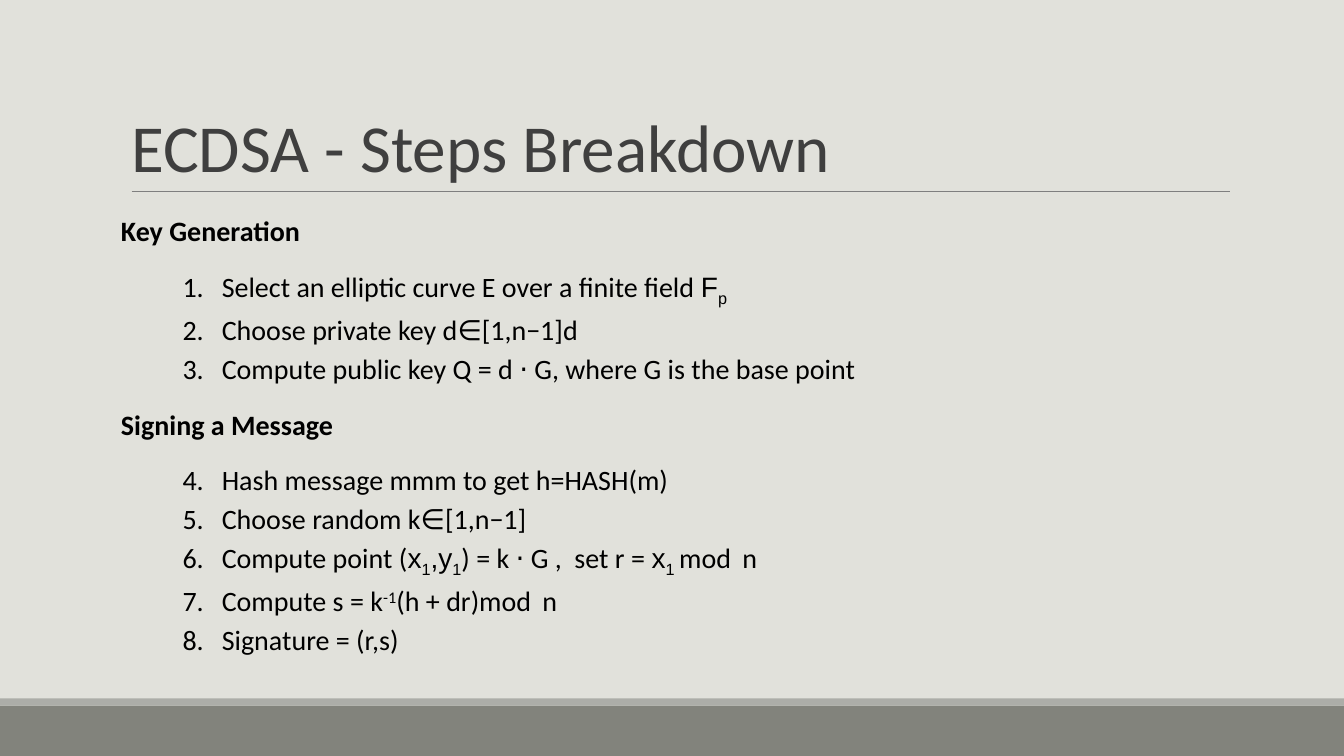
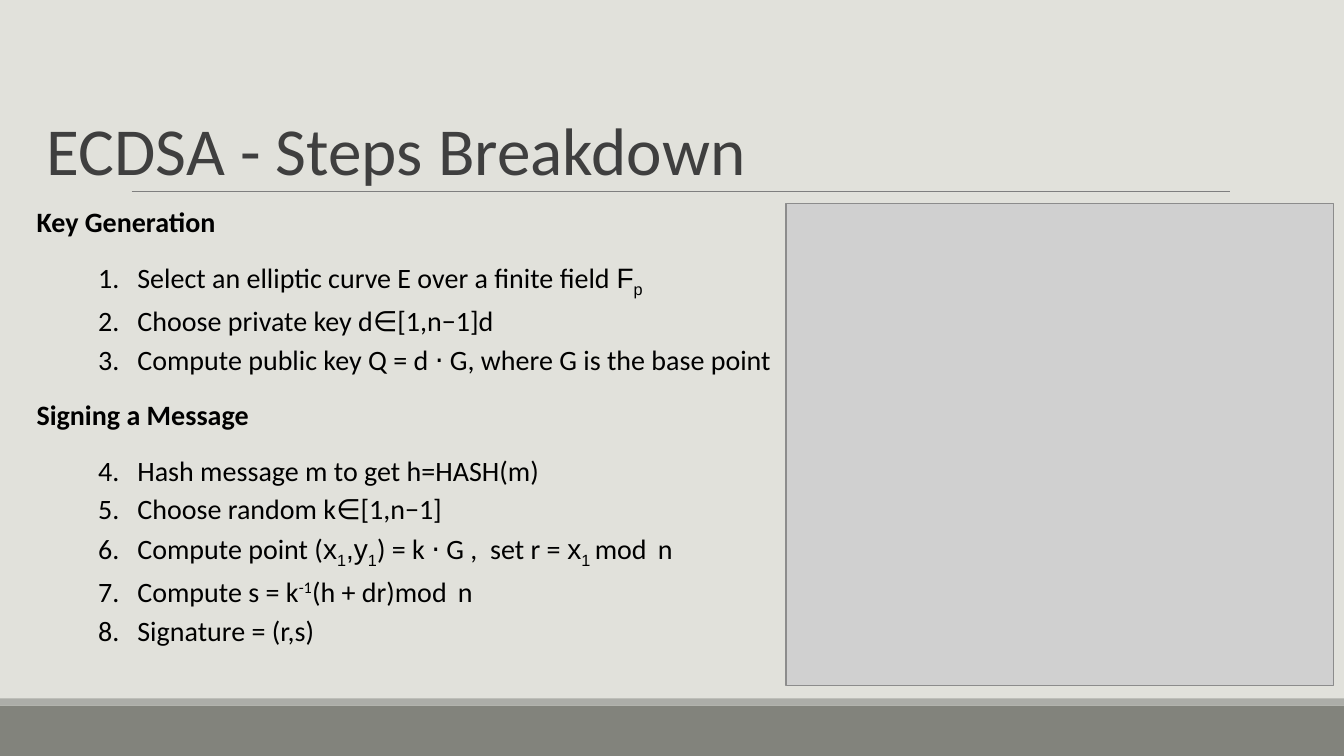
Before and after one commit to ShlomiFridman/CryptoProject2025, a slide deck: slide 21 of CryptoPresentation.pptx (slide 25 before the commit). Drawn at 1344x756 pixels with LibreOffice and Linux fonts; fonts in the diff are those of the drawing; grey boxes stand for pictures. Boxes give left, top, right and bottom in pixels: in the first picture for what was removed or moved away, otherwise in the second. Text is boxed around its words. In the diff, an @@ line names an element or a change of style, - is before the commit and + after.

```diff
--- a/CryptoPresentation.pptx
+++ b/CryptoPresentation.pptx
@@ title "ECDSA - Steps Breakdown": place and size @@
-title "ECDSA - Steps Breakdown" at [131,125,830,183]
+title "ECDSA - Steps Breakdown" at [47,128,745,186]
@@ text "Key Generation": place and size @@
-text "Key Generation" at [121,221,855,655]
+text "Key Generation" at [37,212,771,646]
@@ picture added at [786,204,1334,686] @@
@@ text at [137,461,539,486]: text changed @@
-1. Hash message mmm to get h=HASH(m)
+1. Hash message m to get h=HASH(m)
```
Also in this commit, not shown: 7 other slides changed, 2 slides added, 15 slides removed, 3 other files.
